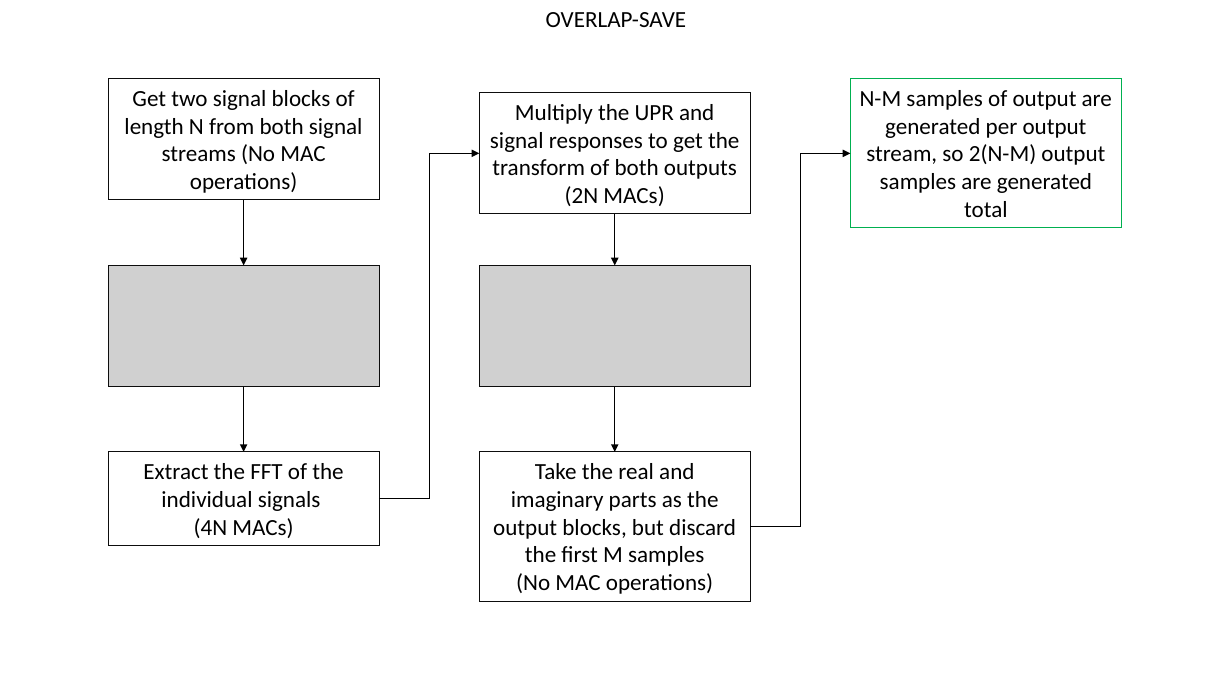
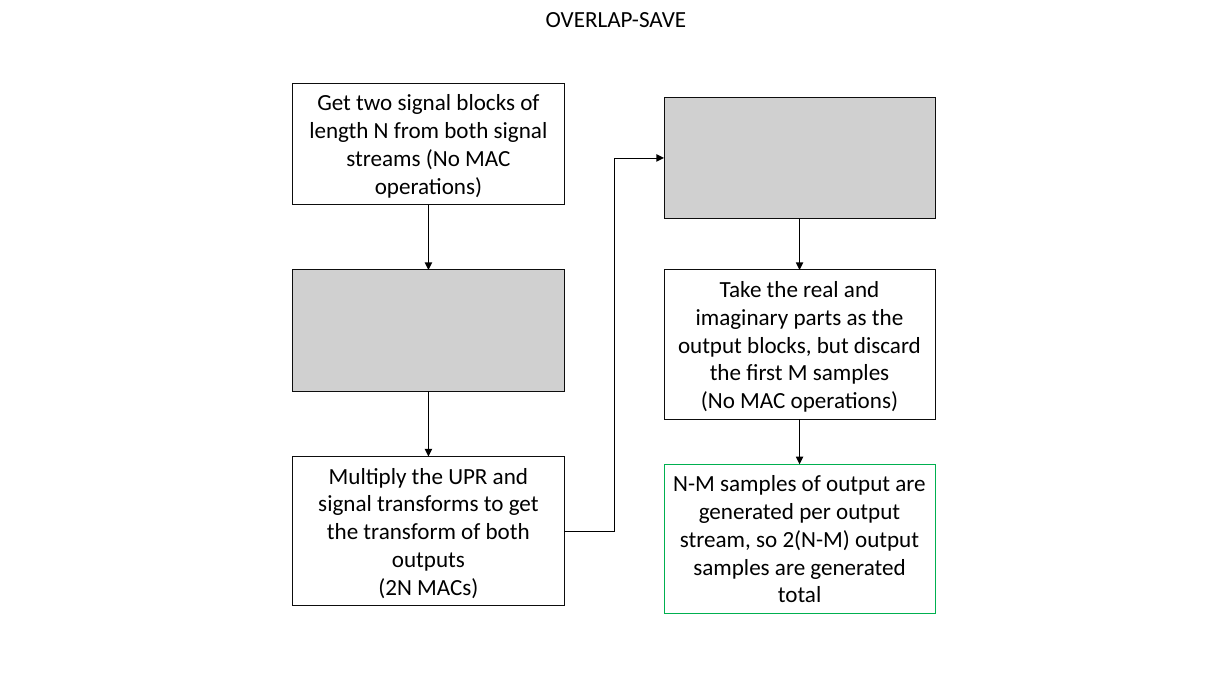
Before and after one commit to Samsonizor/dsp_p2, a slide deck: slide 1 of p6_illustration.pptx. Drawn at 1232x693 pixels with LibreOffice and Linux fonts; fonts in the diff are those of the drawing; grey boxes stand for pictures. Boxes give left, top, right and bottom in pixels: in the first picture for what was removed or moved away, otherwise in the second. Text is boxed around its words. In the diff, an @@ line names an element or a change of style, - is before the commit and + after.

```diff
--- a/p6_illustration.pptx
+++ b/p6_illustration.pptx
@@ picture added at (665, 97, 936, 218) @@
@@ elbow arrow moved from (379, 499) - (480, 153) to (564, 531) - (665, 158) @@
@@ elbow arrow removed from (750, 527) to (850, 153) @@
@@ 3 arrows, 1 rectangle: place and size @@
-3 arrows, 1 rectangle at (108, 79, 615, 452)
+3 arrows, 1 rectangle at (293, 83, 799, 457)
@@ picture removed at (108, 265, 380, 386) @@
@@ picture removed at (480, 265, 751, 386) @@
@@ picture added at (293, 270, 565, 391) @@
@@ rectangle "Take the real and imaginary ...": place and size @@
-rectangle "Take the real and imaginary ..." at (480, 452, 751, 602)
+rectangle "Take the real and imaginary ..." at (665, 270, 936, 420)
@@ arrow moved from (615, 386) - (615, 452) to (799, 420) - (799, 464) @@
@@ rectangle removed at (108, 452, 380, 545) @@
-Extract the FFT of the individual signals
-(4N MACs)
@@ rectangle "Multiply the UPR and signal ...": place and size @@
-rectangle "Multiply the UPR and signal ..." at (480, 92, 751, 213)
+rectangle "Multiply the UPR and signal ..." at (293, 457, 565, 606)
@@ text in rectangle at (318, 468, 539, 571): text changed @@
-Multiply the UPR and signal responses to get the transform of both outputs
+Multiply the UPR and signal transforms to get the transform of both outputs
@@ rectangle "N-M samples of output are ...": place and size @@
-rectangle "N-M samples of output are ..." at (850, 79, 1122, 228)
+rectangle "N-M samples of output are ..." at (665, 464, 936, 614)
```
Also in this commit, not shown: 1 slide added, 9 other files.
